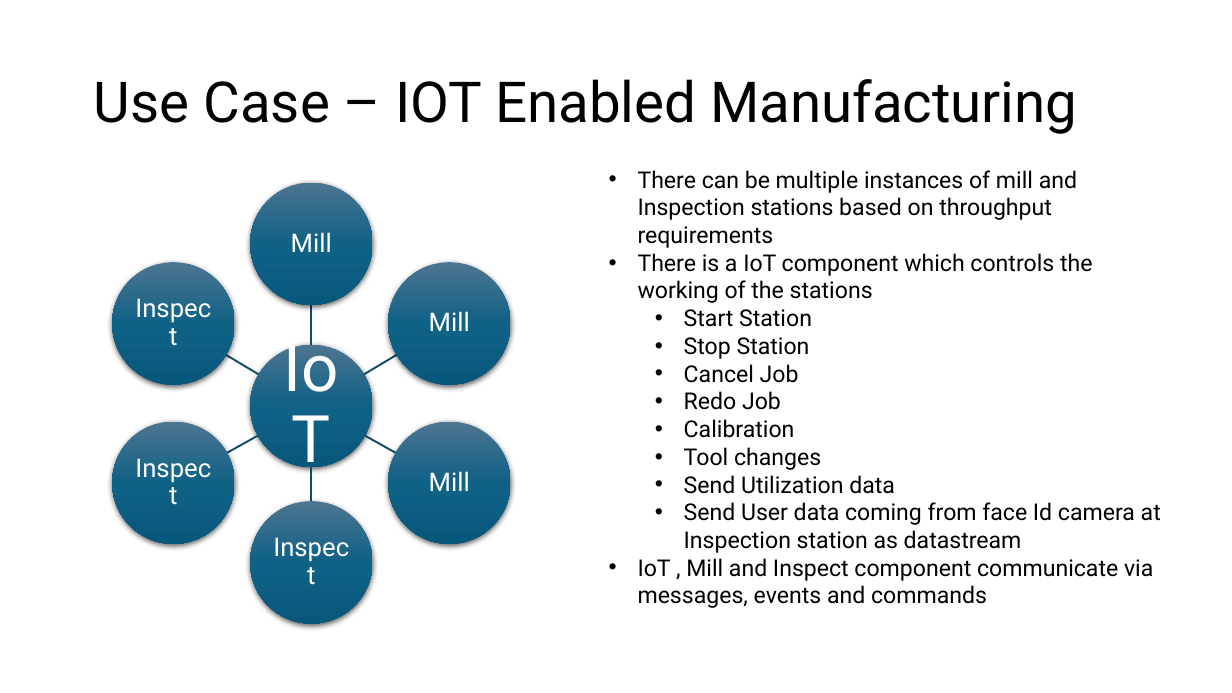
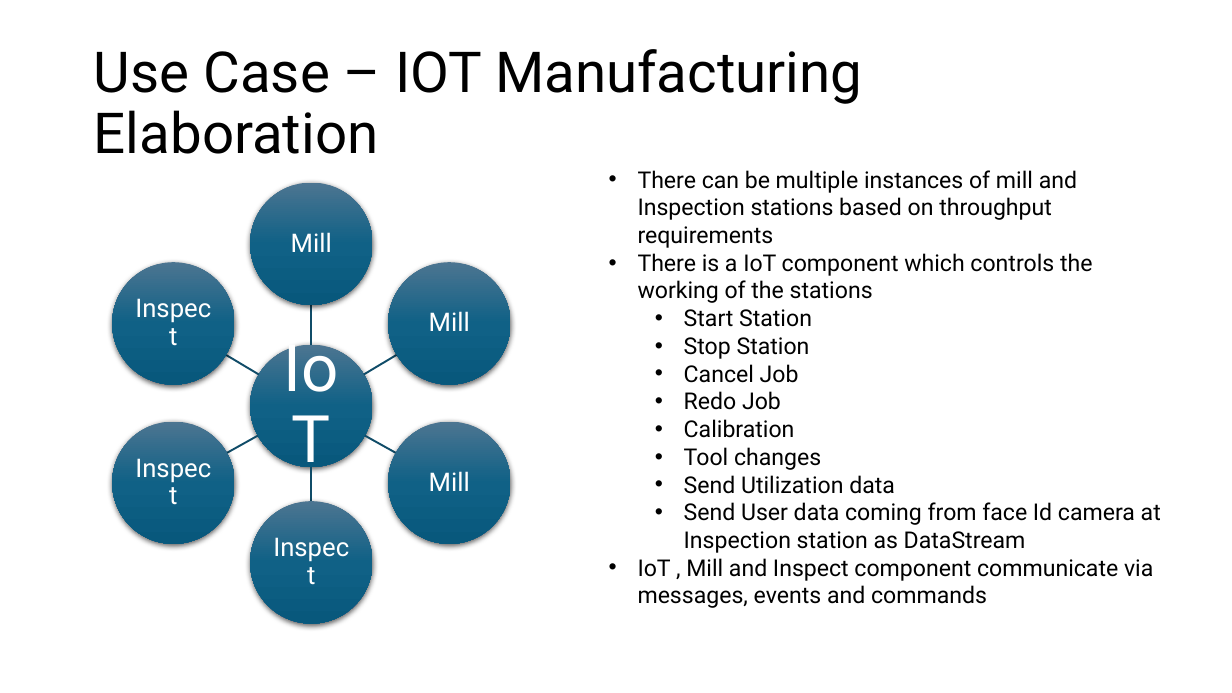
Before and after one commit to pankajkhara/advansys, a slide deck: slide 3 of docs/Assignment.pptx. Drawn at 1232x693 pixels with LibreOffice and Linux fonts; fonts in the diff are those of the drawing. Boxes give left, top, right and bottom in pixels: in the first picture for what was removed or moved away, otherwise in the second. Text is boxed around its words. In the diff, an @@ line names an element or a change of style, - is before the commit and + after.

```diff
--- a/docs/Assignment.pptx
+++ b/docs/Assignment.pptx
@@ title at [94,49,862,154]: text changed @@
-Use Case – IOT Enabled Manufacturing
+Use Case – IOT Manufacturing Elaboration
@@ text at [684,502,1161,553]: text changed @@
-  • Send User data coming from face Id camera at Inspection station as datastream
+  • Send User data coming from face Id camera at Inspection station as DataStream
```
Also in this commit, not shown: 2 other slides changed.
